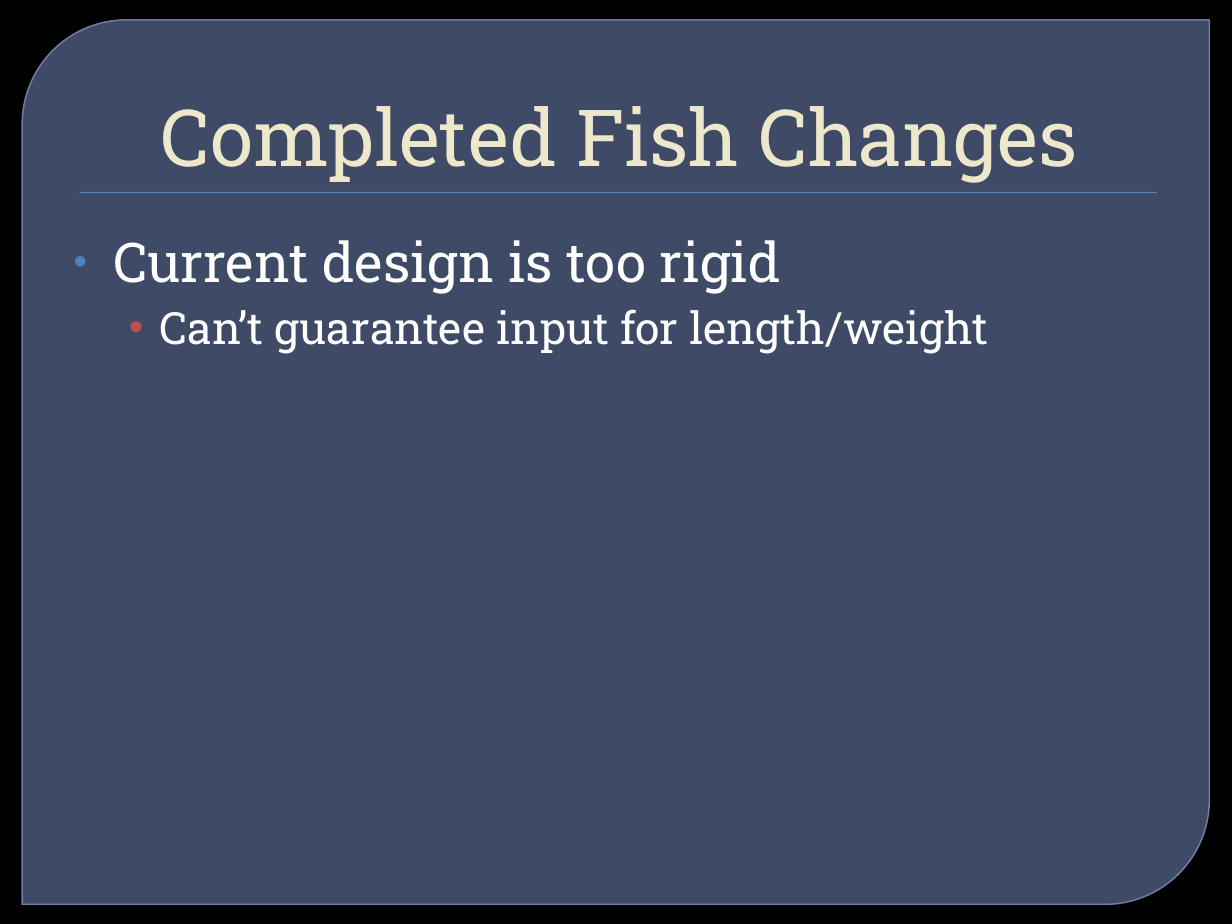
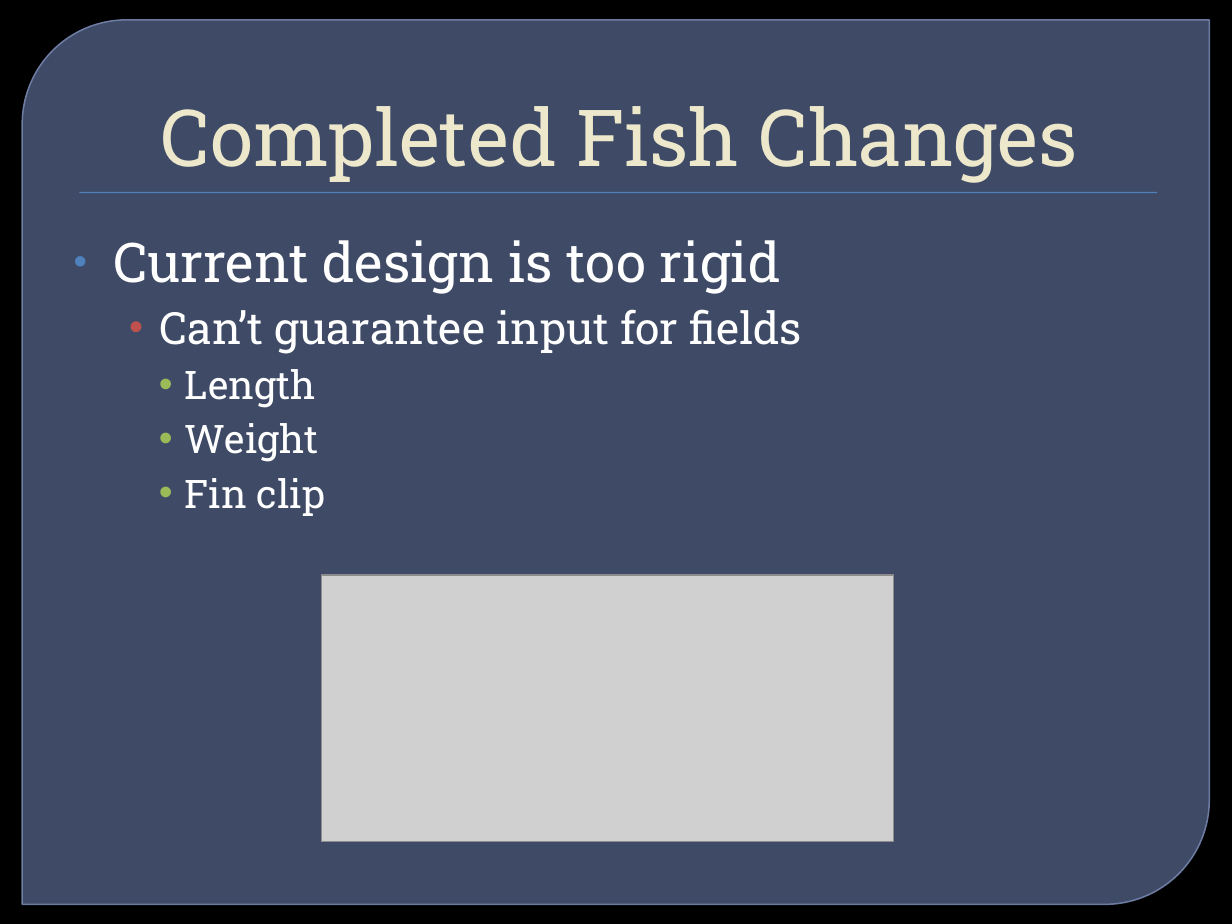
Before and after one commit to ameindygogirl/FishSeniorProject, a slide deck: slide 6 of Briefings/Briefing8.pptx. Drawn at 1232x924 pixels with LibreOffice and Linux fonts; fonts in the diff are those of the drawing; grey boxes stand for pictures; background and template pictures are left out. Boxes give left, top, right and bottom in pixels: in the first picture for what was removed or moved away, otherwise in the second. Text is boxed around its words. In the diff, an @@ line names an element or a change of style, - is before the commit and + after.

Commit message:
Diagram of completed fish, update briefing

```diff
--- a/Briefings/Briefing8.pptx
+++ b/Briefings/Briefing8.pptx
@@ text at (x1=160, y1=309, x2=802, y2=516): text changed @@
-  • Can’t guarantee input for length/weight
+  • Can’t guarantee input for fields
+    • Length
+    • Weight
+    • Fin clip
@@ picture added at (x1=322, y1=575, x2=893, y2=843) @@
```
Also in this commit, not shown: 1 other slide changed, 1 slide added, 3 other files.
